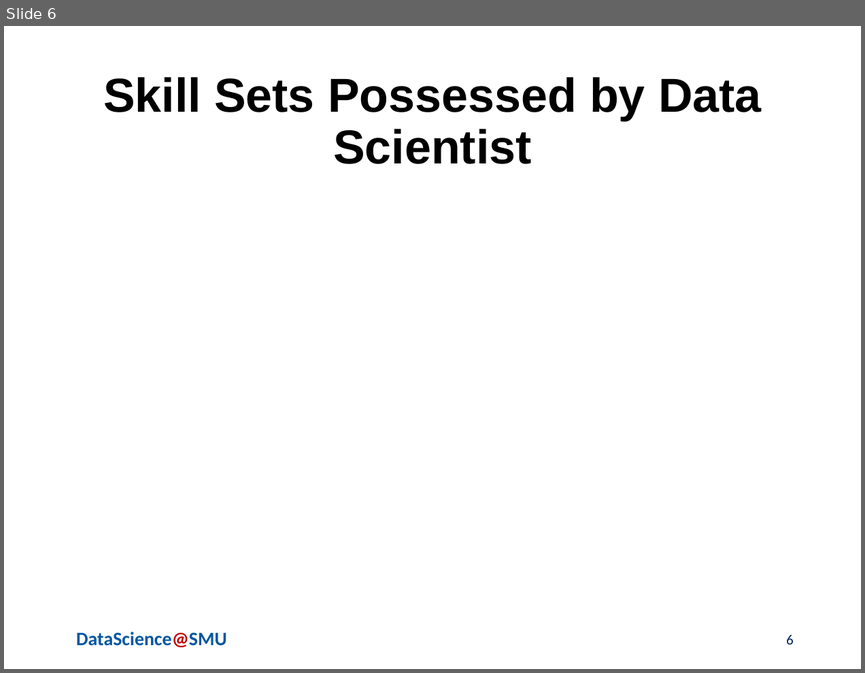
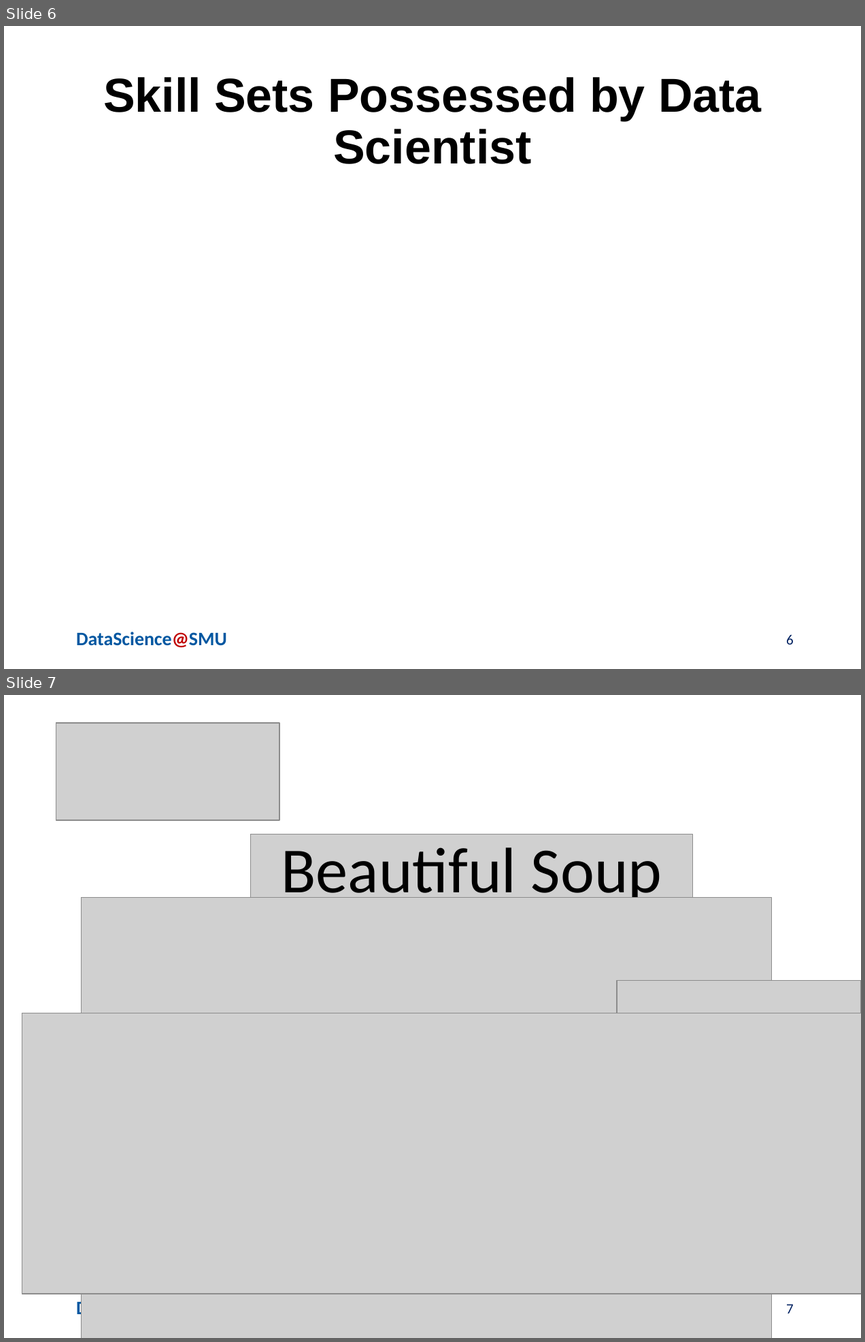
Before and after one commit to anhainguyen82/Capstone, a slide deck: MSDSPresentationDRAFT.pptx. Shown one above the other, each under a label of ours: slide 6 before the commit, slides 6 and 7 after it. The pictures are 865x673 and 865x1342 pixels, drawn with LibreOffice and Linux fonts; fonts in the diff are those of the drawing; grey boxes stand for pictures; background and template pictures are left out. Boxes give left, top, right and bottom in pixels: in the first picture for what was removed or moved away, otherwise in the second. Text is boxed around its words. In the diff, an @@ line names an element or a change of style, - is before the commit and + after.

Commit message:
Updated the presentation and added the Poster draft

```diff
--- a/MSDSPresentationDRAFT.pptx
+++ b/MSDSPresentationDRAFT.pptx
@@ slide 7 added at [4,695,861,1338], background #FFFFFF; not listed: 1 template element that a slide beside it also shows @@
@@ picture added at [56,722,279,820] @@
@@ picture added at [251,834,693,1191] @@
@@ text added at [281,847,662,898], 54 pt, text #000000 @@
+Beautiful Soup
@@ picture added at [81,897,772,1338] @@
@@ picture added at [617,981,861,1225] @@
@@ picture added at [22,1013,861,1294] @@
@@ page number added at [786,1304,793,1313], 12 pt, text #002060 @@
+7
```
Also in this commit, not shown: 1 slide removed, 4 other files.
